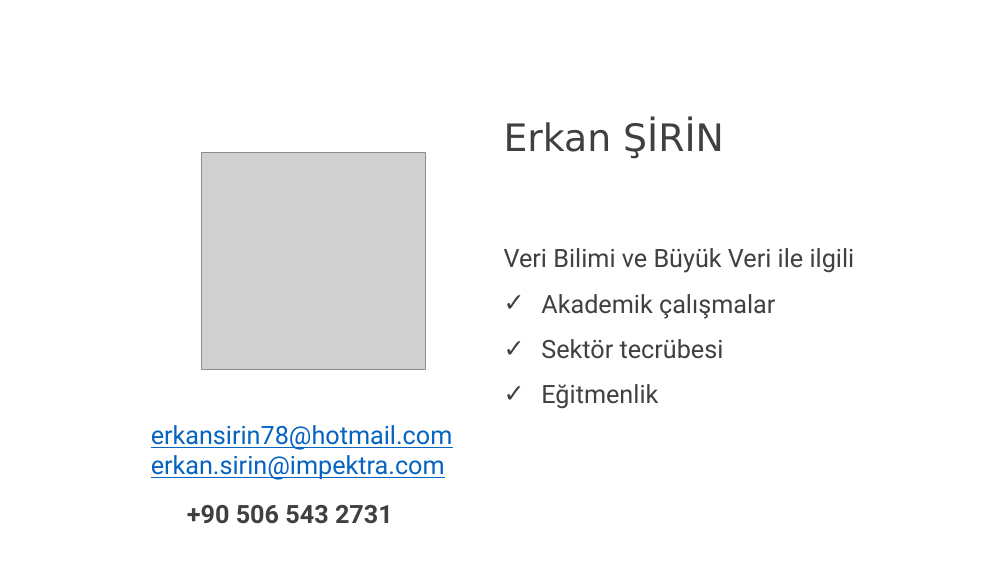
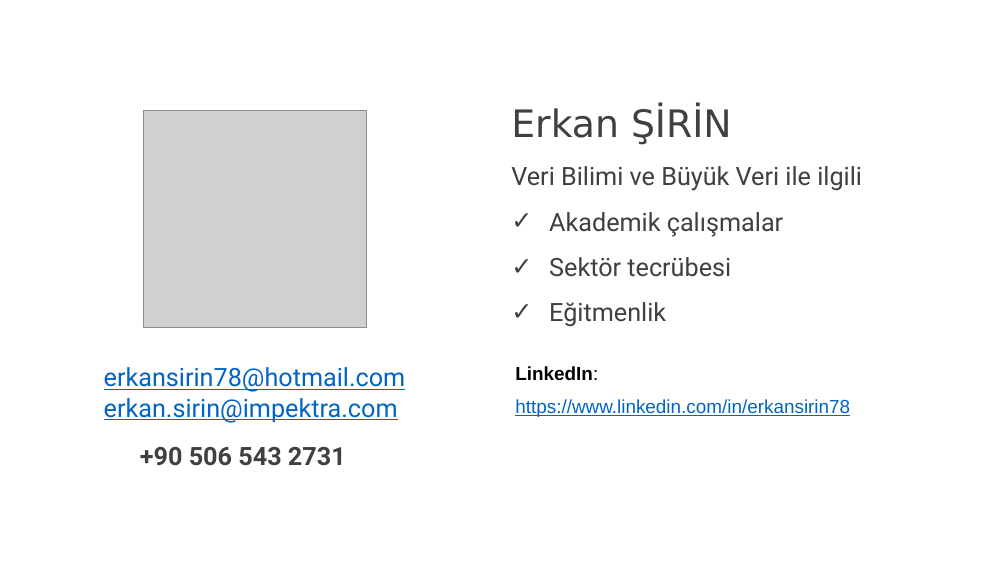
Before and after one commit to erkansirin78/machine-learning-with-python, a slide deck: slide 2 of opening_remarks.pptx. Drawn at 1008x567 pixels with LibreOffice and Linux fonts; fonts in the diff are those of the drawing; grey boxes stand for pictures. Boxes give left, top, right and bottom in pixels: in the first picture for what was removed or moved away, otherwise in the second. Text is boxed around its words. In the diff, an @@ line names an element or a change of style, - is before the commit and + after.

```diff
--- a/opening_remarks.pptx
+++ b/opening_remarks.pptx
@@ text "Erkan ŞİRİN" rewrapped from (504,122,855,409) to (511,108,862,327) @@
@@ picture: place and size @@
-picture at (202,152,425,369)
+picture at (144,110,367,327)
@@ text "erkansirin78@hotmail.com": place and size @@
-text "erkansirin78@hotmail.com" at (151,425,453,480)
+text "erkansirin78@hotmail.com" at (104,367,406,423)
@@ text added at (515,366,850,417), 18 pt, text #0563C1, underline @@
+LinkedIn:
+https://www.linkedin.com/in/erkansirin78
@@ text "+90 506 543 2731": place and size @@
-text "+90 506 543 2731" at (187,505,393,524)
+text "+90 506 543 2731" at (140,447,346,466)
```
Also in this commit, not shown: 14 other files.
